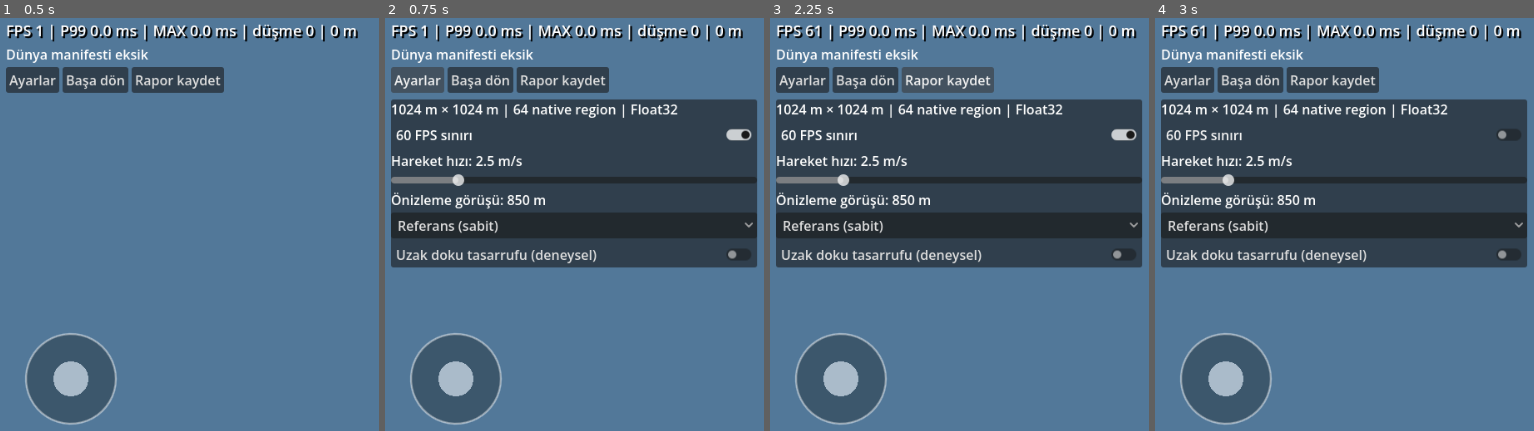
Above: before the commit, frames 1-4 (left to right).
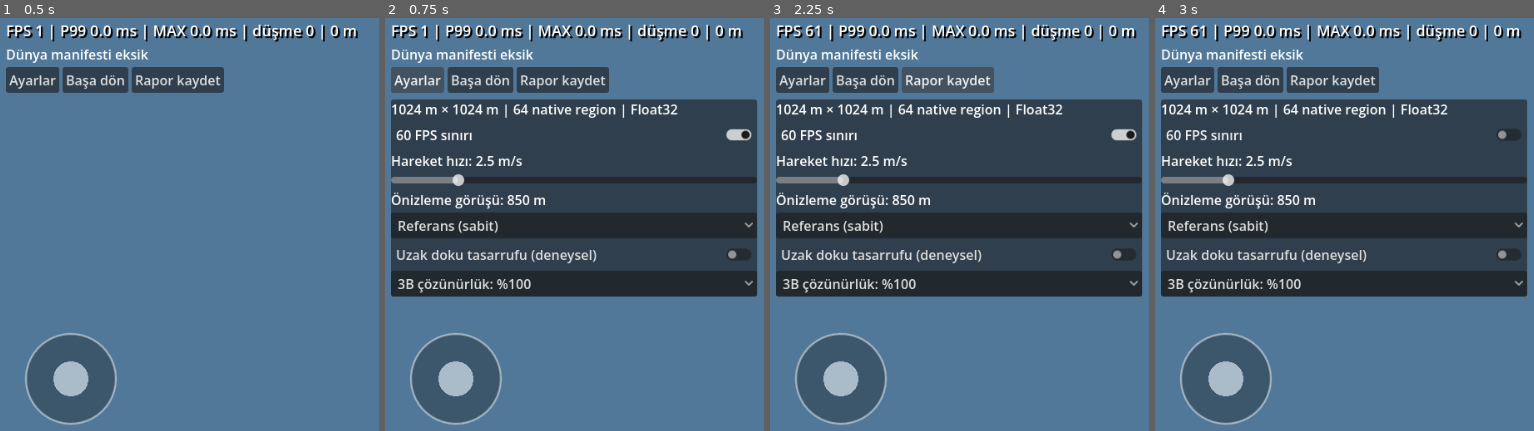
Above: after the commit, the same moments.

Repository: mehmetdem2005/FareOyunu
Game: Godot game, scene res://play.tscn
Two runs of this game, one before a commit and one after it. Both use one fixed random seed, a clock stepped at 60 frames per second and the inputs below.
Inputs:
- Up to frame 1 (0.5 s): no input
- Up to frame 2 (0.75 s): click "Ayarlar" at 0.5 s
- Up to frame 3 (2.25 s): click "Başa dön" at 1.25 s; click "Rapor kaydet" at 2 s
- Up to frame 4 (3 s): click "60 FPS sınırı" at 2.75 s

Frame 1 is identical in both runs. In frame 2, 7.0% of the frame differs, in the area x 1-99%, y 60-68%; in frame 3, 7.0%; in frame 4, 7.0%.

Commit message:
feat(P1.8.6): explicit 3D preview scale options; preserve native default and UI quality

Diff:
--- a/tools/terrain3d_runtime/play.gd
+++ b/tools/terrain3d_runtime/play.gd
@@ -5,6 +5,8 @@
 var preview_range := PreviewRange.new()
 var range_label: Label
 var far_material_skip := false
+const PREVIEW_RENDER_SCALES := [1.0,0.90,0.85]
+var render_scale_options: OptionButton
 var recorder := Recorder.new()
 var report_path := ""
 var load_begin := 0
@@ -64,6 +66,8 @@
 
 func _ready() -> void:
 	Engine.max_fps = 60
+	get_viewport().scaling_3d_mode = Viewport.SCALING_3D_MODE_BILINEAR
+	get_viewport().scaling_3d_scale = 1.0
 	var light := DirectionalLight3D.new()
 	light.rotation_degrees = Vector3(-55,-35,0)
 	light.shadow_enabled = false
@@ -181,6 +185,40 @@
 		recorder.event("far_texture_skip",enabled)
 	)
 	box.add_child(far_skip)
+	render_scale_options = OptionButton.new()
+	render_scale_options.add_item("3B çözünürlük: %100",0)
+	render_scale_options.add_item("3B çözünürlük: %90 (deneysel)",1)
+	render_scale_options.add_item("3B çözünürlük: %85 (deneysel)",2)
+	render_scale_options.select(0)
+	render_scale_options.item_selected.connect(apply_preview_render_scale)
+	box.add_child(render_scale_options)
+
+## Preview-only user action, never part of an automatic quality loop.
+## 2D interface stays native; near 3D image can soften, so default stays 1.0.
+func apply_preview_render_scale(selected: int) -> void:
+	if selected < 0 or selected >= PREVIEW_RENDER_SCALES.size():
+		return
+	if loading or backend == null or not menu.visible:
+		var current := get_viewport().scaling_3d_scale
+		for i in range(PREVIEW_RENDER_SCALES.size()):
+			if is_equal_approx(current,PREVIEW_RENDER_SCALES[i]):
+				render_scale_options.select(i)
+				break
+		return
+	var viewport := get_viewport()
+	var requested: float = PREVIEW_RENDER_SCALES[selected]
+	var old_scale := viewport.scaling_3d_scale
+	if is_equal_approx(old_scale,requested):
+		return
+	# Bilinear is available on the current GL Compatibility renderer.
+	viewport.scaling_3d_mode = Viewport.SCALING_3D_MODE_BILINEAR
+	viewport.scaling_3d_scale = requested
+	recorder.event("preview_render_scale",{"reason":"manual_menu_selection","old_scale":old_scale,"requested_scale":requested,"property_scale":viewport.scaling_3d_scale,"viewport_size":[int(viewport.get_visible_rect().size.x),int(viewport.get_visible_rect().size.y)],"automatic":false,"notes":"Property value is not a measured framebuffer size; render target reallocation may stall."})
+	# Restart an explicitly selected range trial at its reference so samples
+	# collected under different pixel workloads are not compared.
+	if preview_range.mode == 2:
+		preview_range.select_mode(2)
+		apply_preview_range("render_scale_changed_reset_trial")
 
 func apply_preview_range(reason: String) -> void:
 	var old_far := camera.far
@@ -262,6 +300,7 @@
 	recorder.event("startup_phases_us",phases)
 	recorder.event("startup_io",backend.startup_io)
 	recorder.event("far_texture_skip",far_material_skip)
+	recorder.event("preview_render_scale",{"reason":"initial_reference","property_scale":get_viewport().scaling_3d_scale,"automatic":false})
 	# Analytical clipmap tile coverage, not a visibility or GPU timing measurement.
 	var lod_count := int(backend.terrain.get("mesh_lods"))
 	var tile_size := int(backend.terrain.get("mesh_size"))
Not shown, changed: docs/native_terrain3d/ENGINEERING_DECISIONS_TR.md
Not shown, changed: docs/native_terrain3d/HANDOFF_START_HERE_TR.md
Not shown, changed: docs/native_terrain3d/NATIVE_TERRAIN3D_MASTER_PLAN_TR.md
Not shown, changed: docs/native_terrain3d/PROGRESS_TR.md
